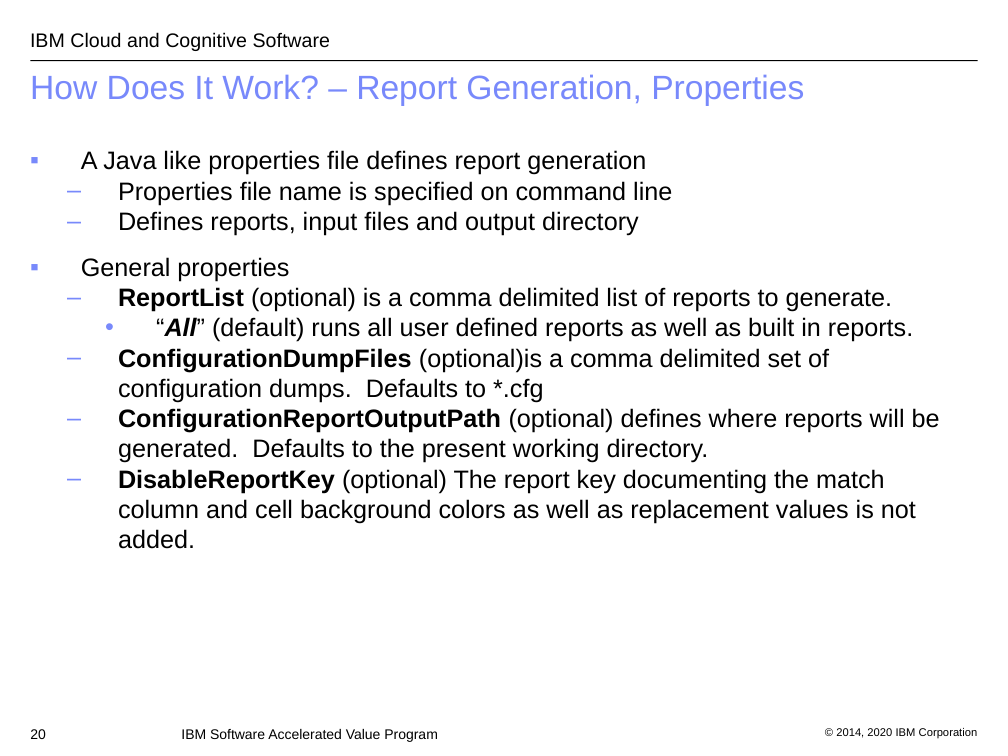
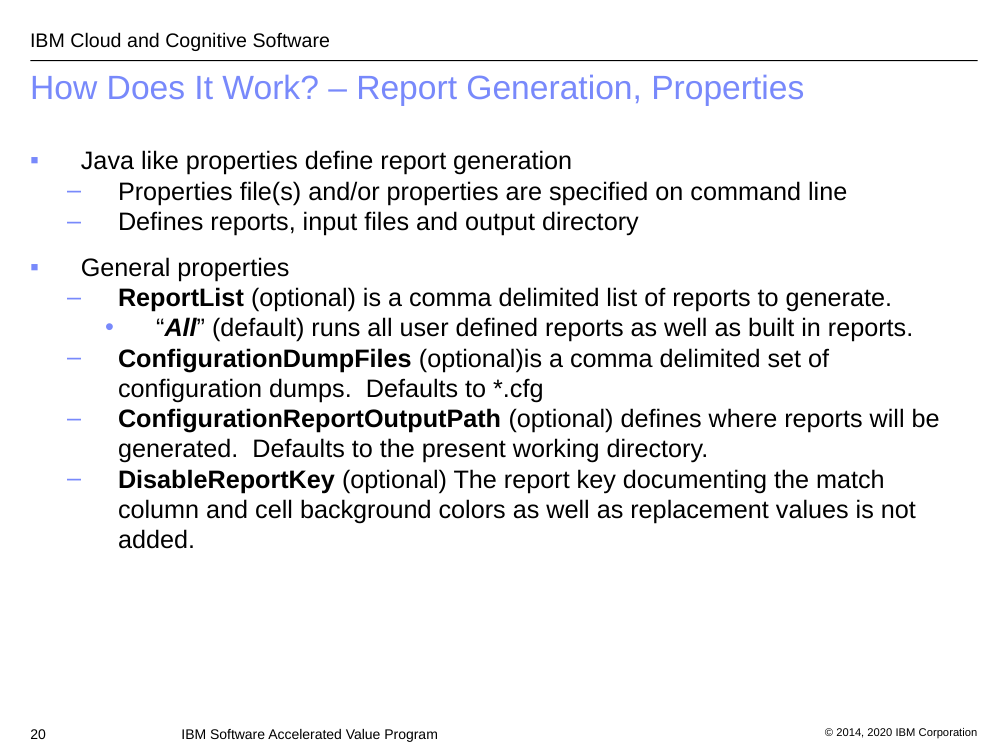
Before and after one commit to IBM/websphere-cct, a slide deck: slide 20 of WASConfigurationComparisonTool.ppt. Drawn at 1008x756 pixels with LibreOffice and Linux fonts; fonts in the diff are those of the drawing; background and template pictures are left out. Boxes give left, top, right and bottom in pixels: in the first picture for what was removed or moved away, otherwise in the second. Text is boxed around its words. In the diff, an @@ line names an element or a change of style, - is before the commit and + after.

```diff
--- a/WASConfigurationComparisonTool.ppt
+++ b/WASConfigurationComparisonTool.ppt
@@ text at (81,150,847,205): text changed @@
-▪ A Java like properties file defines report generation
-  – Properties file name is specified on command line
+▪ Java like properties define report generation
+  – Properties file(s) and/or properties are specified on command line
```
Also in this commit, not shown: 2 other slides changed, 1 other file.
